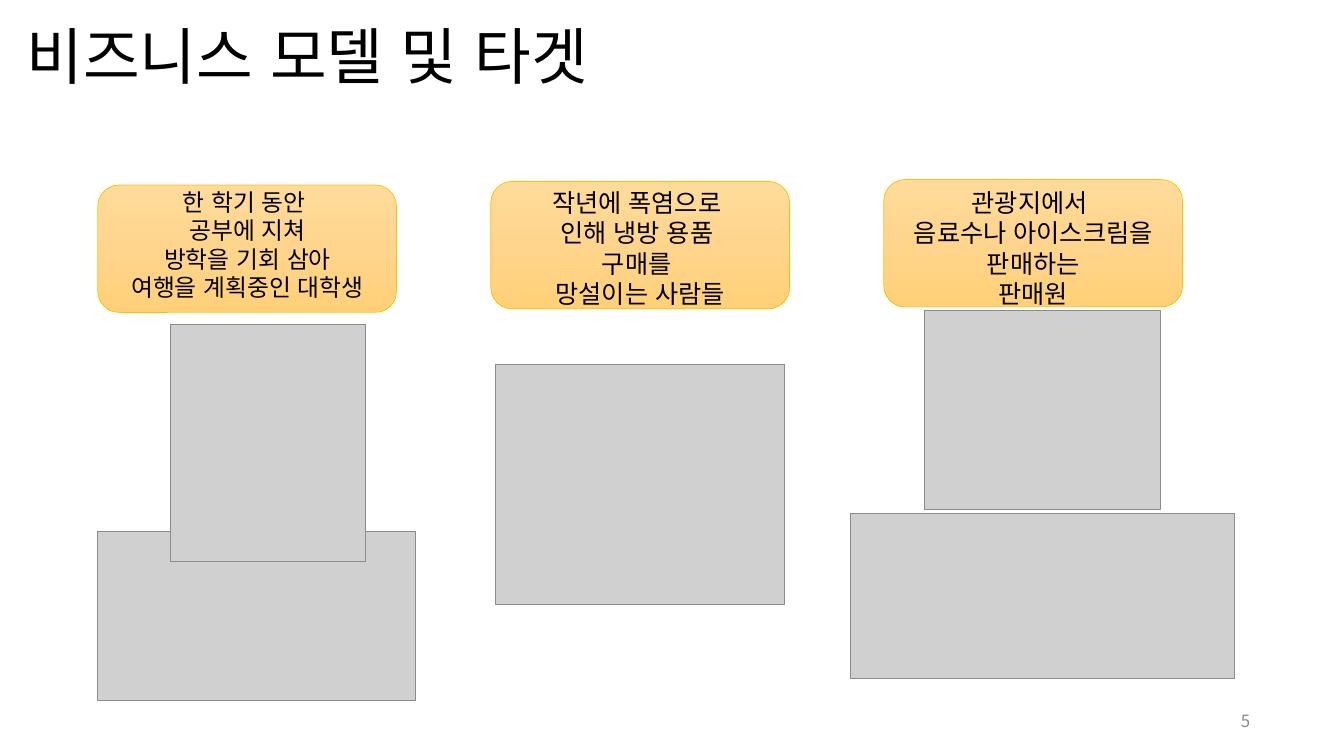
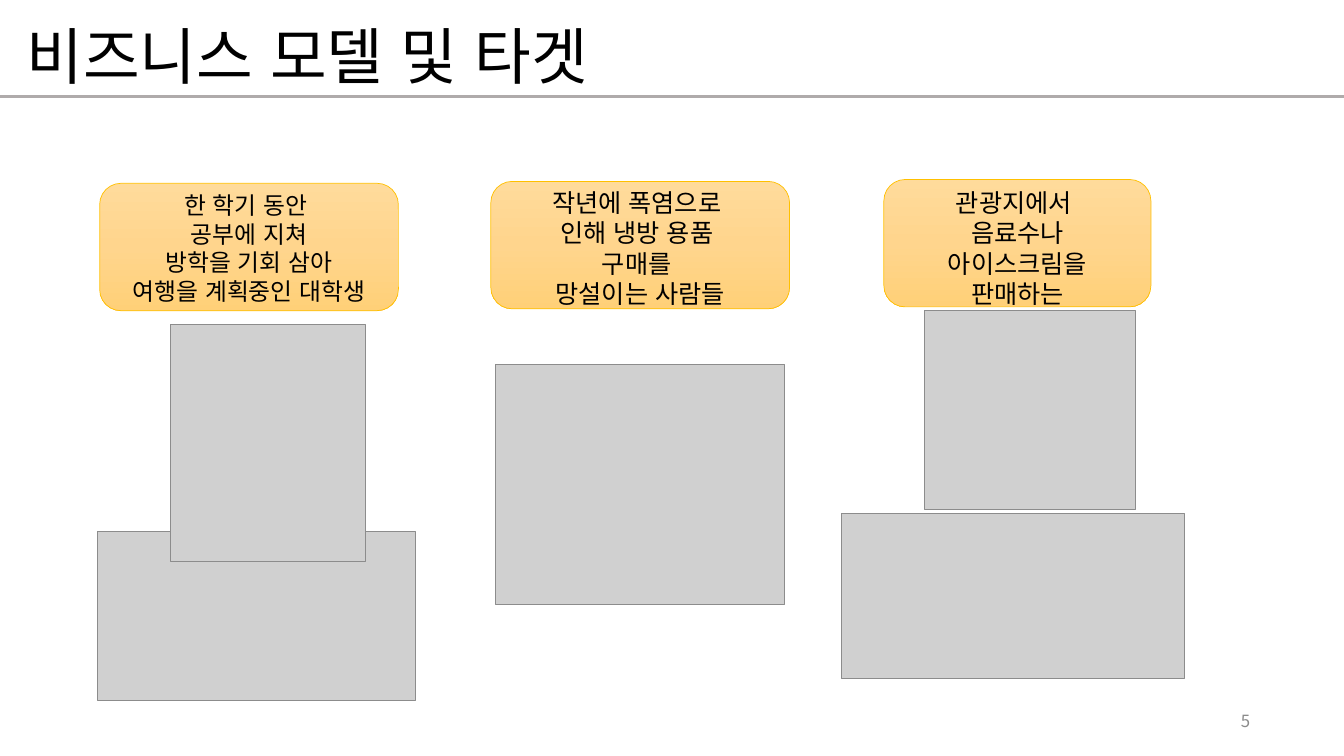
Before and after one commit to devsungmin/-Competition, a slide deck: slide 5 of 기상데이터분석 인공지능활용 창업경진대회 /결승전 준비/대전지역 폭염 예측 기술 _해와 달 사이 그대(선문대)_결승전.pptx. Drawn at 1344x756 pixels with LibreOffice and Linux fonts; fonts in the diff are those of the drawing; grey boxes stand for pictures. Boxes give left, top, right and bottom in pixels: in the first picture for what was removed or moved away, otherwise in the second. Text is boxed around its words. In the diff, an @@ line names an element or a change of style, - is before the commit and + after.

```diff
--- a/기상데이터분석 인공지능활용 창업경진대회 /결승전 준비/대전지역 폭염 예측 기술 _해와 달 사이 그대(선문대)_결승전.pptx
+++ b/기상데이터분석 인공지능활용 창업경진대회 /결승전 준비/대전지역 폭염 예측 기술 _해와 달 사이 그대(선문대)_결승전.pptx
@@ line added from (0, 96) to (1344, 96), #AFABAB 2.25 pt @@
@@ rounded rectangle resized from (x1=884, y1=179, x2=1183, y2=307) to (x1=884, y1=179, x2=1151, y2=307) @@
@@ text "한 학기 동안" moved from (x1=131, y1=191, x2=364, y2=298) to (x1=133, y1=194, x2=365, y2=302) @@
@@ text "관광지에서" rewrapped from (x1=914, y1=191, x2=1153, y2=309) to (x1=948, y1=191, x2=1087, y2=311) @@
@@ picture resized from (x1=926, y1=311, x2=1160, y2=509) to (x1=926, y1=311, x2=1136, y2=509) @@
@@ picture resized from (x1=851, y1=513, x2=1234, y2=679) to (x1=842, y1=513, x2=1185, y2=679) @@
```
Also in this commit, not shown: 9 other slides changed, 1 other file.
